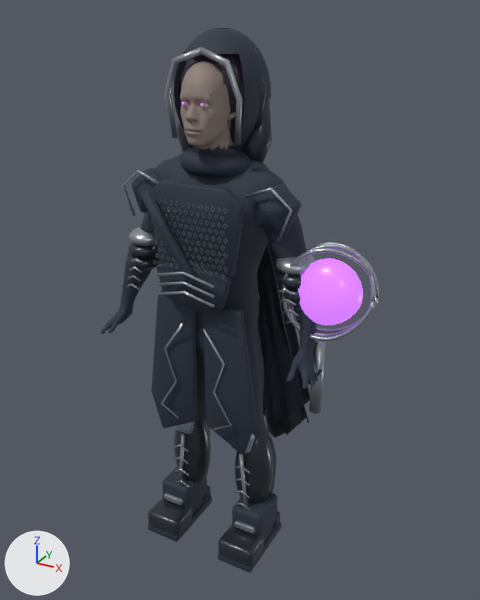
Before and after pictures for a commit that changed the FBX model Assets/Alterverse/Resources/AuthoredHeroes/Traveler.fbx.
Both versions are drawn from a camera (50 mm lens) standing at (1.167, -1.962, 2.069) and looking at (0.093, -0.009, 1.092). The lights are fixed; the arrows at lower left show +X, +Y and +Z. The first picture is the older version. Vertices at exactly the same position are counted once.

Script lines for the objects in view, before the commit:
```python
me_df_anatomy = bpy.data.meshes.new('DF_Anatomy')
me_df_anatomy.from_pydata(...)  # 24389 vertices, 23042 faces; spans x -0.45..0.45, y -0.24..0.25, z 0.02..2.01
me_df_anatomy.materials.append(mat_traveler_shadowed_skin)  # grey #908179
me_df_anatomy.materials.append(mat_obsidian_fabric)  # dark blue #242e3e
me_df_anatomy.materials.append(mat_porcelain)  # light grey #d8e1d8
me_df_anatomy.materials.append(mat_signature_enamel)  # dark grey #353a42
me_df_anatomy.materials.append(mat_hair)  # dark purple #2c2438
me_df_anatomy.materials.append(mat_traveler_engraved_silver)  # grey #a6adb5
me_df_anatomy.materials.append(mat_brushed_silver)  # blue #afc0d3
me_df_anatomy.materials.append(mat_dark_chainmail_links)  # grey #656c73
me_df_anatomy.materials.append(mat_traveler_violet_chronolight)  # purple #9555b8, glowing purple #9555b8
me_df_weaponr = bpy.data.meshes.new('DF_WeaponR')
me_df_weaponr.from_pydata(...)  # 1790 vertices, 1746 faces; spans x 0.286..0.599, y -0.102..0.053, z 0.728..1.361
# faces by material slot: [1458, 288]
me_df_weaponr.materials.append(mat_traveler_engraved_silver)  # grey #a6adb5
me_df_weaponr.materials.append(mat_traveler_violet_chronolight)  # purple #9555b8, glowing purple #9555b8
ob_df_anatomy = bpy.data.objects.new('DF_Anatomy', me_df_anatomy)
ob_df_anatomy.location = (0.0, 0.0, 0.0)
ob_df_weaponr = bpy.data.objects.new('DF_WeaponR', me_df_weaponr)
ob_df_weaponr.location = (0.0, 0.0, 0.0)
```
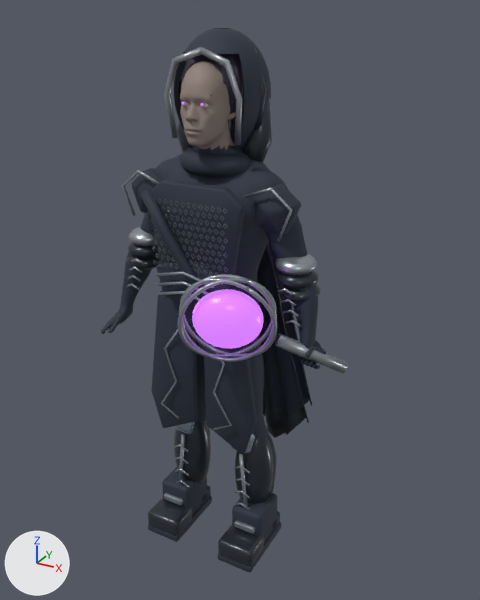
Location of each change, [x1, y1, x2, y2] in pixels of the pictures (480 x 600 px):
'DF_WeaponR', reshaped (74% wider, 42% shorter)
    before: [282, 242, 379, 414]
    after: [178, 274, 348, 374]

The change, as a list of edits to the scene's bpy script:
```text
Change me_df_weaponr:
    used by ob_df_weaponr; location = (0.0, 0.0, 0.0)
    remove me_df_weaponr.from_pydata(...)  # 1790 vertices, 1746 faces; spans x 0.286..0.599, y -0.102..0.053, z 0.728..1.361
    add me_df_weaponr.from_pydata(...)  # 1790 vertices, 1746 faces; spans x 0.021..0.515, y -0.366..0.032, z 0.89..1.298
    me_df_weaponr part 1: 1790 of 1790 vertices moved; they spanned x 0.286..0.599, y -0.102..0.053, z 0.728..1.361 and now span x 0.021..0.515, y -0.366..0.032, z 0.89..1.298; mean shift (-0.255, -0.226, -0.06)
```
